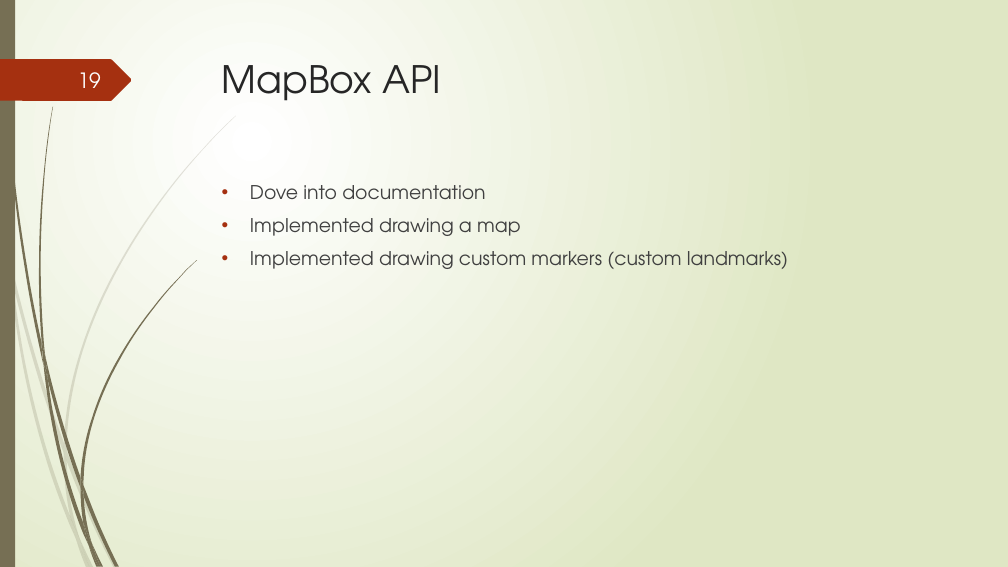
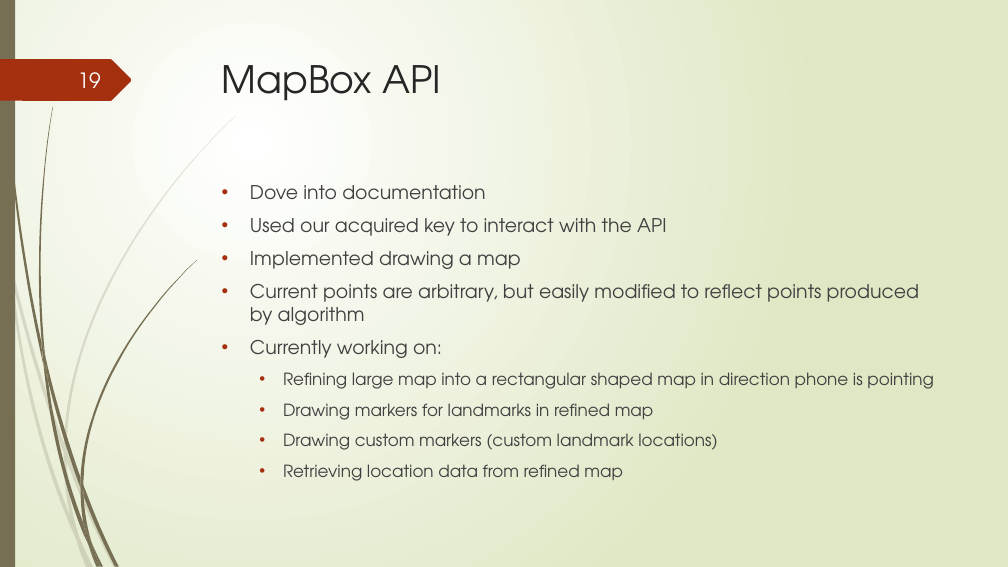
Before and after one commit to junmin-yee/Landmarked, a slide deck: slide 19 of Presentations/Sprint01_ReviewMeeting_updated.pptx. Drawn at 1008x567 pixels with LibreOffice and Linux fonts; fonts in the diff are those of the drawing. Boxes give left, top, right and bottom in pixels: in the first picture for what was removed or moved away, otherwise in the second. Text is boxed around its words. In the diff, an @@ line names an element or a change of style, - is before the commit and + after.

```diff
--- a/Presentations/Sprint01_ReviewMeeting_updated.pptx
+++ b/Presentations/Sprint01_ReviewMeeting_updated.pptx
@@ text at [250,218,666,236]: paragraph added @@
+• Used our acquired key to interact with the API
@@ text at [250,284,933,481]: text changed; size 18 to 16 pt @@
-• Implemented drawing custom markers (custom landmarks)
+• Current points are arbitrary, but easily modified to reflect points produced by algorithm
+• Currently working on:
+  • Refining large map into a rectangular shaped map in direction phone is pointing
+  • Drawing markers for landmarks in refined map
+  • Drawing custom markers (custom landmark locations)
+  • Retrieving location data from refined map
```
Also in this commit, not shown: 1 other slide changed.
